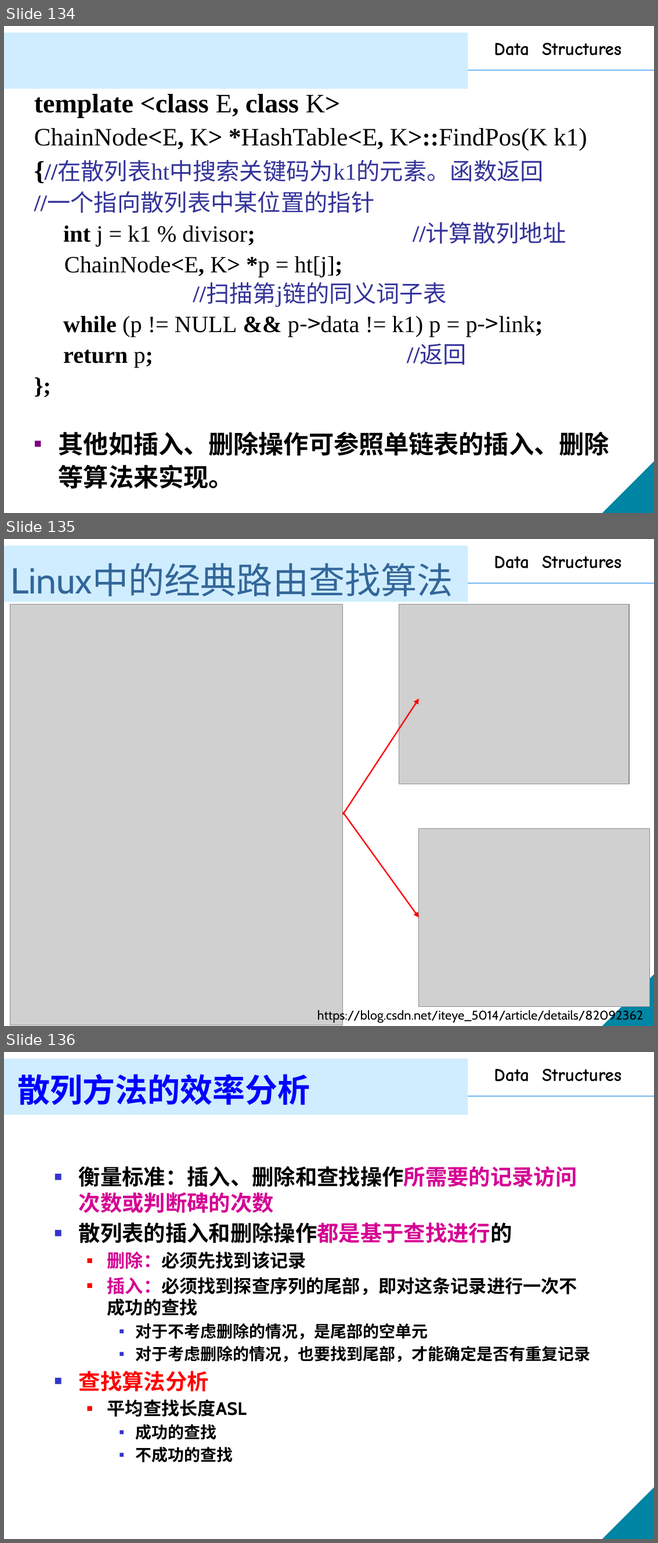
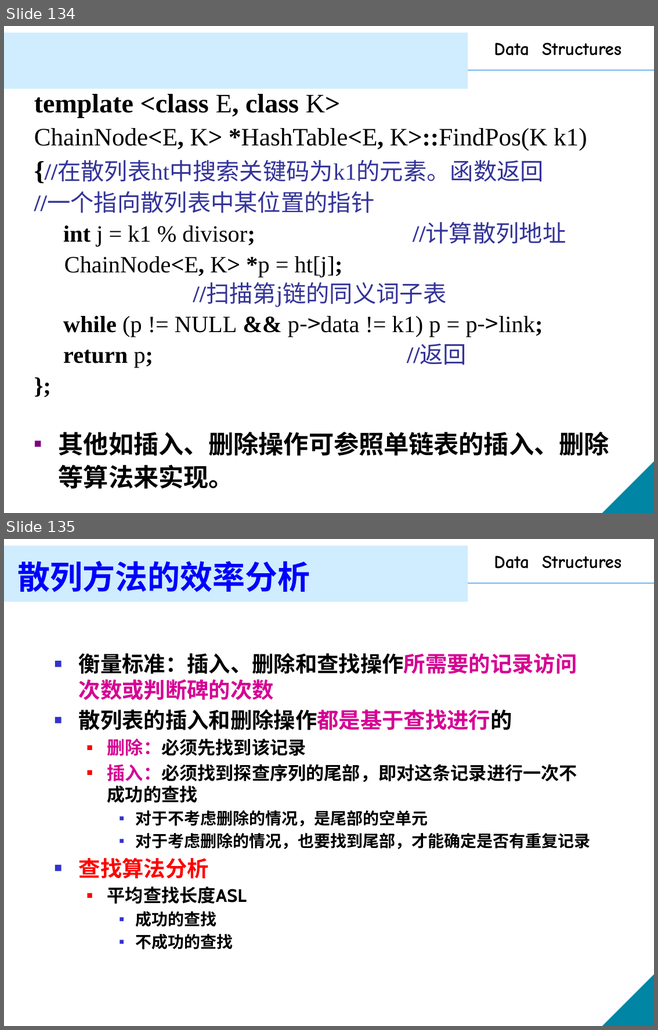
Before and after one commit to XinweiJiang/xinweijiang.github.io, a slide deck: course/ds-a/ds-a-ch6.pptx. Shown one above the other, each under a label of ours: slides 134, 135 and 136 before the commit, slides 134 and 135 after it. The pictures are 658x1543 and 658x1030 pixels, drawn with LibreOffice and Linux fonts; fonts in the diff are those of the drawing; grey boxes stand for pictures. Boxes give left, top, right and bottom in pixels: in the first picture for what was removed or moved away, otherwise in the second. Text is boxed around its words. In the diff, an @@ line names an element or a change of style, - is before the commit and + after.

Commit message:
11

```diff
--- a/course/ds-a/ds-a-ch6.pptx
+++ b/course/ds-a/ds-a-ch6.pptx
@@ slide 135 removed at box(4, 539, 654, 1026), background #FFFFFF; not listed: 4 template elements that a slide beside it also shows @@
@@ title removed at box(10, 563, 453, 596) @@
-Linux中的经典路由查找算法
@@ picture removed at box(10, 604, 343, 1025) @@
@@ picture removed at box(398, 604, 628, 784) @@
@@ arrow removed from (343, 815) to (419, 699) @@
@@ arrow removed from (343, 813) to (419, 918) @@
@@ picture removed at box(419, 829, 649, 1008) @@
@@ text removed at box(317, 1009, 643, 1023) @@
-https://blog.csdn.net/iteye_5014/article/details/82092362
@@ what was slide 136 is now slide 135 @@
```
